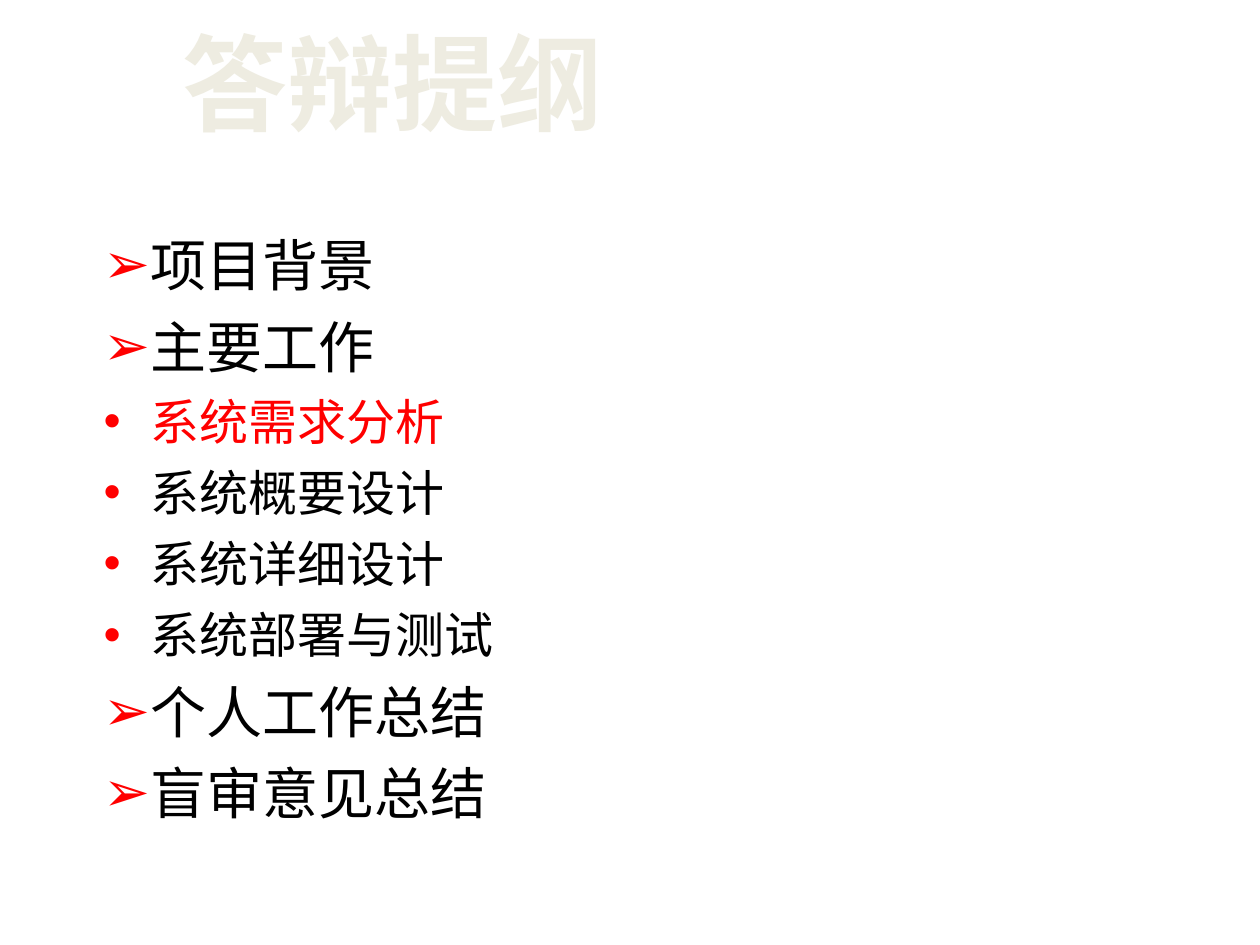
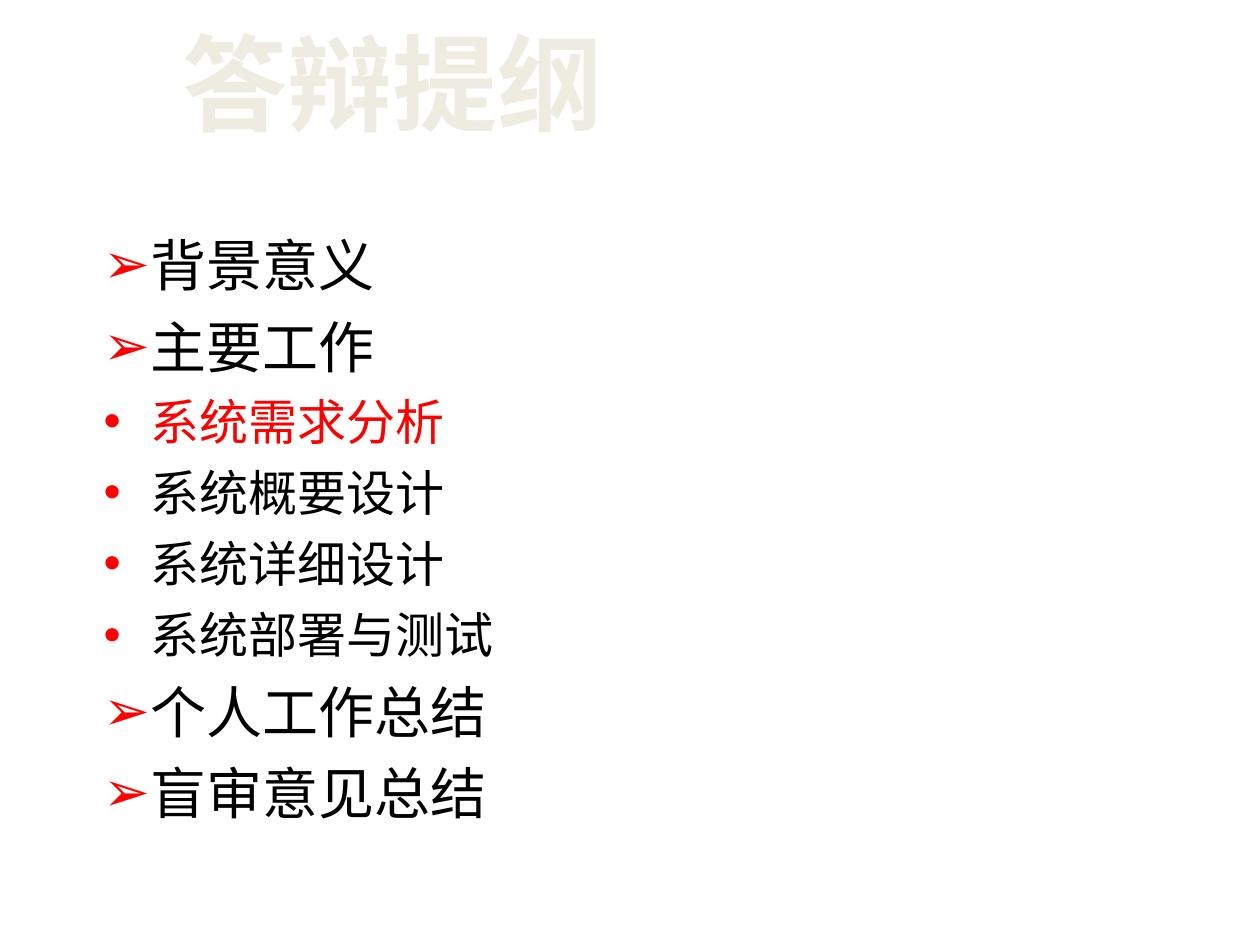
Before and after one commit to netbeen/BiyePaper, a slide deck: slide 4 of 答辩PPT.ppt. Drawn at 1260x945 pixels with LibreOffice and Linux fonts; fonts in the diff are those of the drawing; background and template pictures are left out. Boxes give left, top, right and bottom in pixels: in the first picture for what was removed or moved away, otherwise in the second. Text is boxed around its words. In the diff, an @@ line names an element or a change of style, - is before the commit and + after.

```diff
--- a/答辩PPT.ppt
+++ b/答辩PPT.ppt
@@ text at (x1=151, y1=238, x2=375, y2=291): text changed @@
-➢ 项目背景
+➢ 背景意义
```
Also in this commit, not shown: 10 other slides changed.
